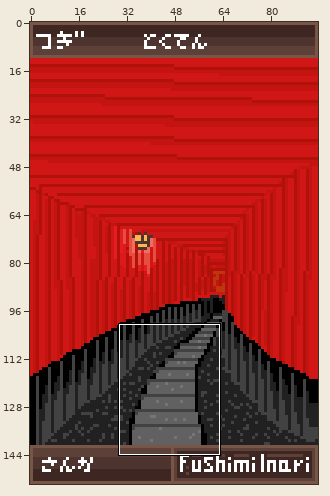
Edited in one commit: sprite sheet (assets/images/back_background.png). The picture above shows the old version from afar; the outline marks the close-up.
Close-up. The starting point:
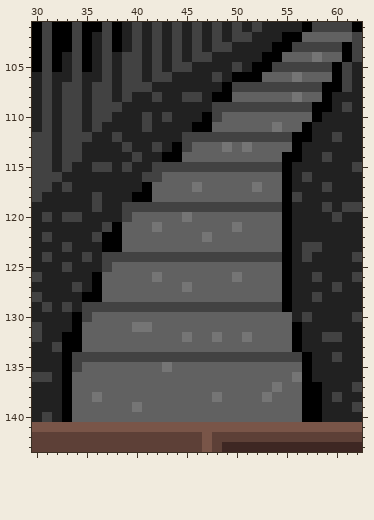
The file is 96x154 pixels. Shown: x 30..62, y 101..143. The commit also changed other parts of the picture, which this record leaves out.
The result:
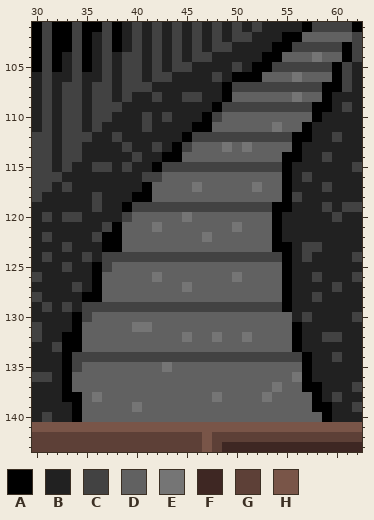
Palette (. is transparent): A #000000  B #212121  C #424242  D #616161  E #757575  F #3e2723  G #5d4037  H #795548
Change:
@@ x 40..50 @@
 107 CCBBBBBBBAC
-108 BBCBBCCBAAD
-109 BBBBBBBBCCC
+108 BBCBBCCBBAD
+109 BBBBBBBBACC
 110 BCBCBBBACDD
 111 BCBBBBAADDD
-112 BBBBBCCCCCC
+112 BBBBBACCCCC
 113 BBCBACDDDED
 114 CBBAADDDDDD
-115 BBCCCCCCCCC
+115 BBACCCCCCCC
 116 BCCDDDDDDDD
@@ x 30..62 @@
 118 CBBBBBCBBBAADDDDDDDDDDDDDACBBBBBB
-119 BBBBBBCBBCCCCCCCCCCCCCCCCABBBCBCC
-120 BCBCCBBBBCDDDDDEDDDDDDDDDABBBBCBB
-121 BBBBBBBCADDDEDDDDDDDEDDDDABBBBBBB
-122 BCBBBBCAADDDDDDDDEDDDDDDDABBBBBBB
-123 BBBCBBBAADDDDDDDDDDDDDDDDABCCBBBB
+119 BBBBBBCBBACCCCCCCCCCCCCCAABBBCBCC
+120 BCBCCBBBBCDDDDDEDDDDDDDDABBBBBCBB
+121 BBBBBBBCADDDEDDDDDDDEDDDABBBBBBBB
+122 BCBBBBCAADDDDDDDDEDDDDDDABBBBBBBB
+123 BBBCBBBAADDDDDDDDDDDDDDDAABCCBBBB
 124 BCBBBCBCCCCCCCCCCCCCCCCCCABCBBBBC
-125 BBBCBBBCDDDDDDDDDDDDDDDDDABBBBBBB
+125 BBBCBBACDDDDDDDDDDDDDDDDDABBBBBBB
 126 CBBBBBADDDDDEDDDDDDDEDDDDABBCBBBC
@@ x 30..62 @@
 137 BBBADDDDDDDDDDDDDDDDDDDDEDDAABBBC
-138 BBBADDEDDDDDDDDDDDEDDDDEDDDAABCBB
-139 BBBADDDDDDEDDDDDDDDDDDDDDDDAABBBC
-140 BCBADDDDDDDDDDDDDDDDDDDDDDDAABBBB
+138 BBBAADEDDDDDDDDDDDEDDDDEDDDDABCBB
+139 BBBBADDDDDEDDDDDDDDDDDDDDDDDAABBC
+140 BCBBADDDDDDDDDDDDDDDDDDDDDDDDABBB
 141 HHHHHHHHHHHHHHHHHHHHHHHHHHHHHHHHH
Where, in picture pixels (left, top, right, bottom), the same in both close-ups:
changed: (152, 92, 222, 172)
changed: (122, 202, 132, 212)
changed: (272, 202, 292, 252)
changed: (92, 262, 102, 272)
changed: (62, 392, 82, 422)
changed: (302, 392, 332, 422)
